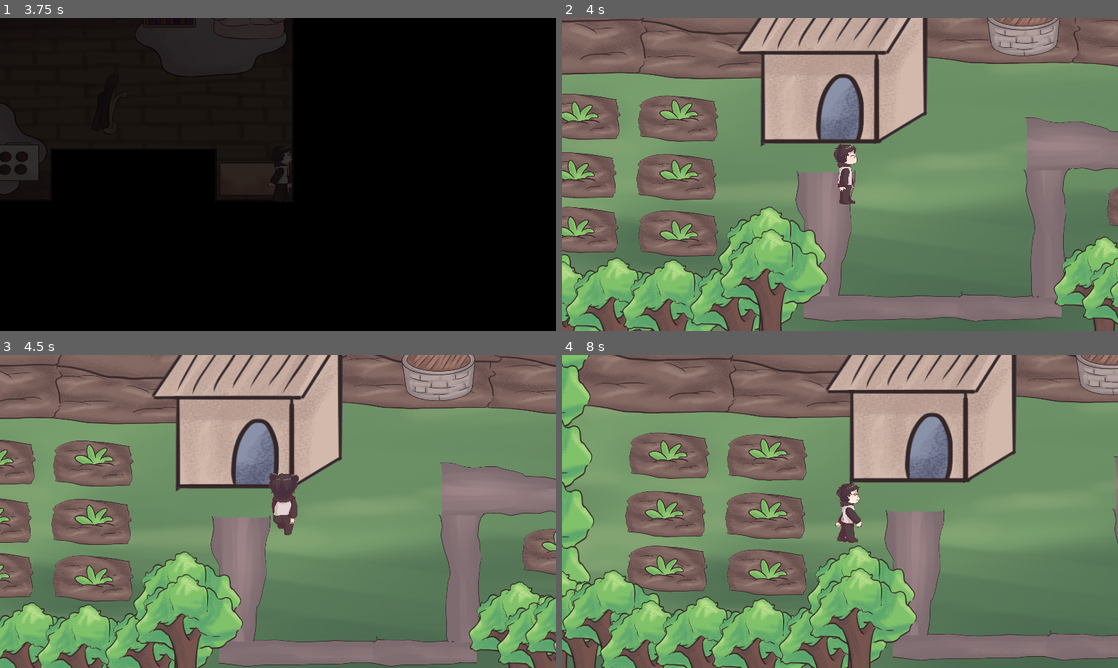
Above: before the commit, frames 1-4 (two rows, left to right).
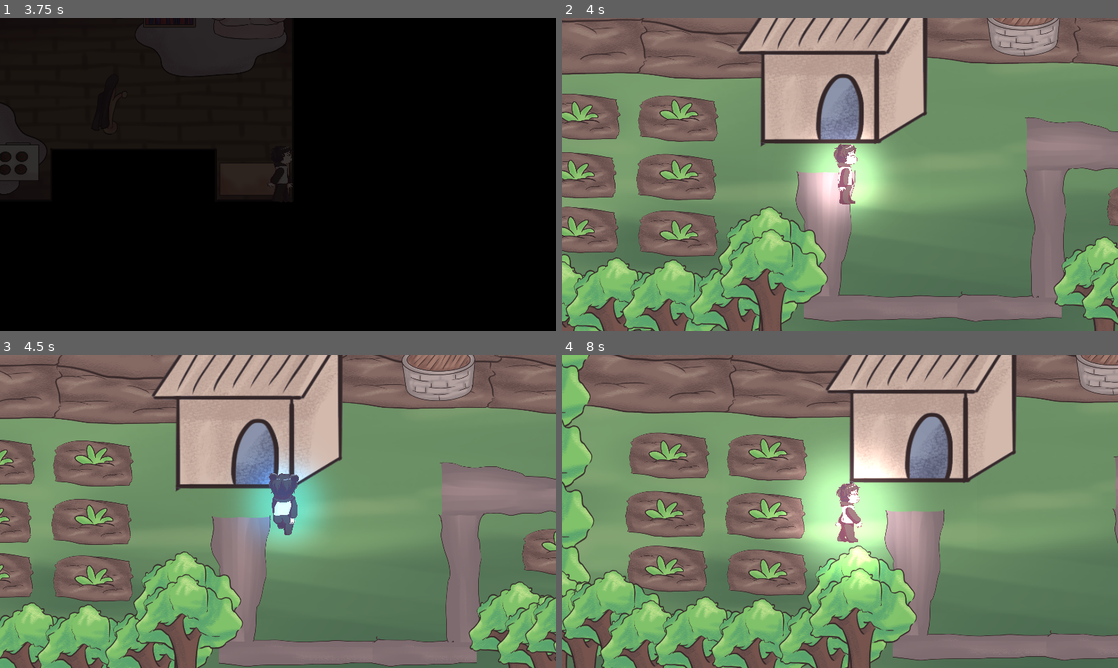
Above: after the commit, the same moments.

Repository: 3henzijuandri3/Project-Intern-Materloss-
Game: Godot game, scene res://UI/Scene/Main Menu.tscn
Two runs of this game, one before a commit and one after it. Both use one fixed random seed, a clock stepped at 60 frames per second and the inputs below. The project has no main scene, so this scene is started directly.
Inputs (mouse positions are in pixels of both pictures, inside the frame that each line leads up to):
- Up to frame 1 (3.75 s): click (272, 183) at 0.5 s; click (272, 183) at 1.25 s; tap Enter at 2 s; hold Right (ui_right) 2.03-2.78 s; tap E (Shriek) at 2.1, 3.05 s; hold Down (ui_down) 2.78-3.53 s; tap W (Desperate Dash) at 2.85 s; hold Right (ui_right) from 3.53 s (still down); tap Q (Inner Beam) at 3.6 s
- Up to frame 2 (4 s): keep holding Right (ui_right); tap E (Shriek) at 3.8 s
- Up to frame 3 (4.5 s): release Right (ui_right) at 4.28 s; hold Up (ui_up) from 4.28 s (still down); tap E (Shriek) at 4.35 s
- Up to frame 4 (8 s): release Up (ui_up) at 5.03 s; hold Left (ui_left) 5.03-6.53 s; tap E (Shriek) at 5.1, 6.05, 6.8, 7.35 s; tap W (Desperate Dash) at 5.85 s; hold Down (ui_down) 6.53-7.28 s; tap Q (Inner Beam) at 6.6 s; hold Right (ui_right) from 7.28 s (still down)

Frame 1 is identical in both runs. In frame 2, 4.1% of the frame differs, in the area x 42-60%, y 34-66%; in frame 3, 3.8%; in frame 4, 9.1%, in the area x 38-65%, y 26-75%.
Error before the commit: Invalid set index 'light' (on base: 'KinematicBody2D (Marshall.gd)') with value of type 'bool'. (res://Environment/Script/Panda)

Commit message:
Improving Marshall Script

Diff:
--- a/Main Character/Scene/Marshall.tscn
+++ b/Main Character/Scene/Marshall.tscn
@@ -21,19 +21,19 @@
 
 [sub_resource type="SpriteFrames" id=1]
 animations = [ {
-"frames": [ ExtResource( 4 ), ExtResource( 1 ), ExtResource( 3 ), ExtResource( 2 ) ],
-"loop": true,
-"name": "Bawah",
-"speed": 10.0
-}, {
-"frames": [ ExtResource( 11 ), ExtResource( 12 ), ExtResource( 10 ), ExtResource( 7 ), ExtResource( 11 ), ExtResource( 12 ), ExtResource( 10 ), ExtResource( 7 ) ],
-"loop": true,
-"name": "Kanan",
-"speed": 10.0
+"frames": [ ExtResource( 4 ) ],
+"loop": false,
+"name": "Idle Bawah",
+"speed": 0.0
 }, {
 "frames": [ ExtResource( 6 ), ExtResource( 8 ), ExtResource( 5 ), ExtResource( 9 ) ],
 "loop": true,
 "name": "Depan",
+"speed": 10.0
+}, {
+"frames": [ ExtResource( 4 ), ExtResource( 1 ), ExtResource( 3 ), ExtResource( 2 ) ],
+"loop": true,
+"name": "Bawah",
 "speed": 10.0
 }, {
 "frames": [ ExtResource( 16 ) ],
@@ -51,10 +51,10 @@
 "name": "Idle Kanan",
 "speed": 0.0
 }, {
-"frames": [ ExtResource( 4 ) ],
-"loop": false,
-"name": "Idle Bawah",
-"speed": 0.0
+"frames": [ ExtResource( 11 ), ExtResource( 12 ), ExtResource( 10 ), ExtResource( 7 ), ExtResource( 11 ), ExtResource( 12 ), ExtResource( 10 ), ExtResource( 7 ) ],
+"loop": true,
+"name": "Kanan",
+"speed": 10.0
 }, {
 "frames": [ ExtResource( 16 ), ExtResource( 17 ), ExtResource( 14 ), ExtResource( 15 ), ExtResource( 16 ), ExtResource( 17 ), ExtResource( 14 ), ExtResource( 15 ) ],
 "loop": true,
@@ -109,7 +109,6 @@
 animation = "Bawah"
 
 [node name="Light2D" type="Light2D" parent="."]
-visible = false
 position = Vector2( -5.66321, -4.71939 )
 texture = ExtResource( 18 )
 texture_scale = 1.5
@@ -172,3 +171,4 @@
 [connection signal="timeout" from="Dash Side Effect Timer" to="." method="_on_Dash_Side_Effect_Timer_timeout"]
 [connection signal="timeout" from="Dash Cooldown" to="." method="_on_Dash_Cooldown_timeout"]
 [connection signal="timeout" from="Dash Timer" to="." method="_on_Dash_Timer_timeout"]
+[connection signal="body_entered" from="Shriek Area" to="." method="_on_Shriek_Area_body_entered"]
--- a/Main Character/Script/Marshall.gd
+++ b/Main Character/Script/Marshall.gd
@@ -1,9 +1,11 @@
 extends KinematicBody2D
 
 # Variable Abilities #
+var light = true
 var dash = true
 var inner_beam = true
 var shriek = true
+signal stun_enemy(value)
 
 # Variable Movement #
 var speed = 350
@@ -16,6 +18,7 @@
 	animasi()
 	fix_collision()
 	abilities()
+	is_light_on()
 
 # Func ready untuk setiap awal level #
 func _ready() -> void:
@@ -124,6 +127,11 @@
 
 
 # Timer Shriek #
+func _on_Shriek_Area_body_entered(body: Node) -> void:
+	if body.is_in_group("Enemy"):
+		var nama = body.name
+		emit_signal("stun_enemy", nama)
+
 func _on_Shriek_Timer_timeout() -> void:
 	$Light2D.color = "ffffff"
 	$"Shriek Area/Shriek Collision".disabled = true
@@ -131,6 +139,12 @@
 func _on_Shriek_Cooldown_timeout() -> void:
 	shriek = true
 
+
+func is_light_on():
+	if light == true:
+		$Light2D.visible = true
+	elif light == false:
+		$Light2D.visible = false
 
 # Func memperbaiki collision saat player bergerak #
 func fix_collision():
